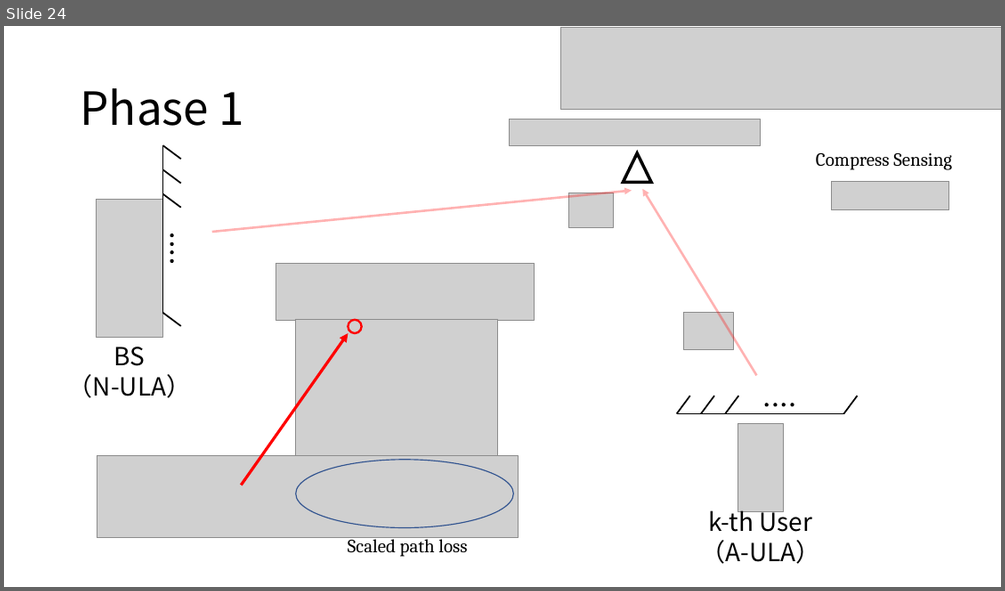
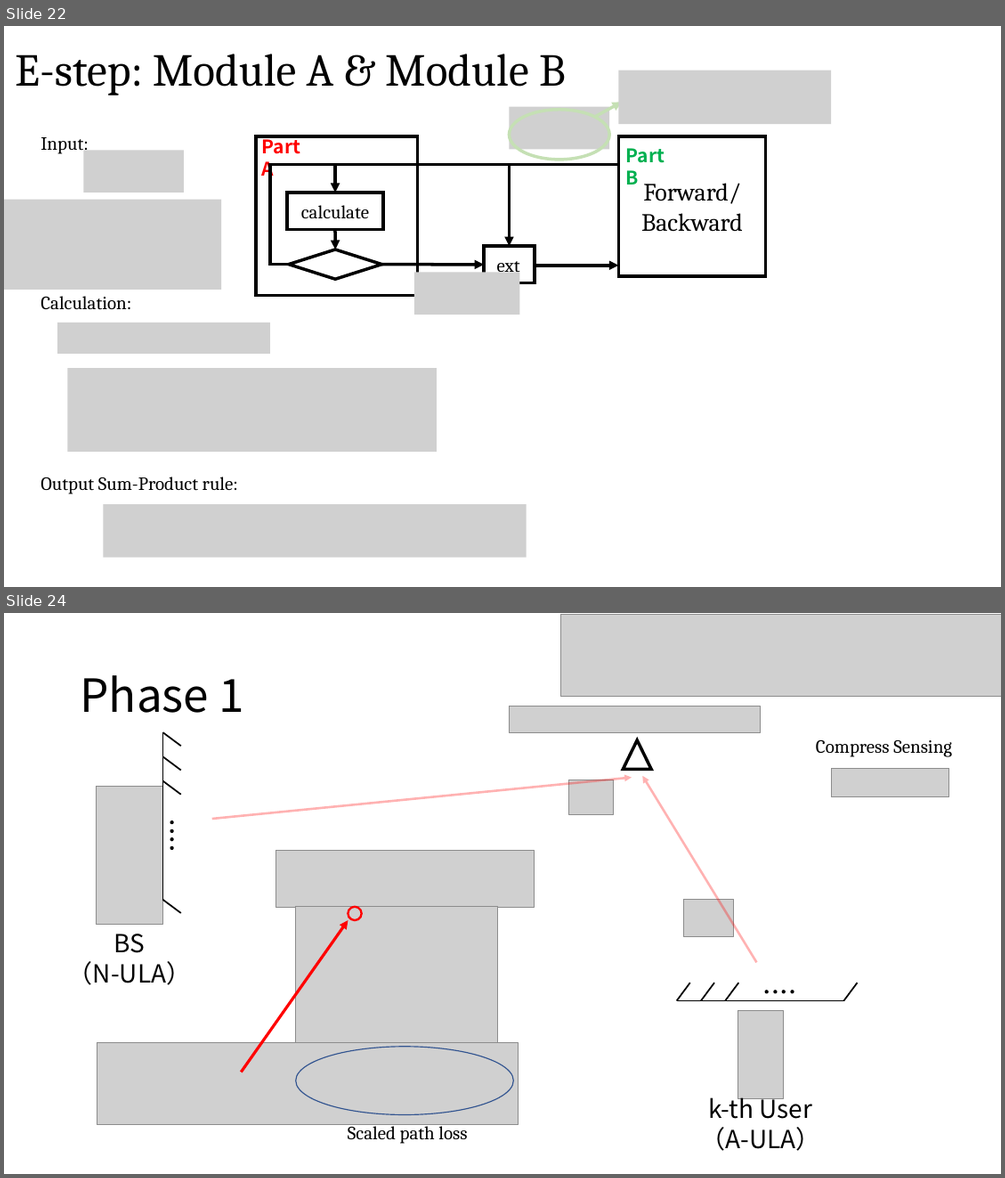
Before and after one commit to Brook1711/RIS-Angular-Domain, a slide deck: doc/RIS-angular-domain组会汇报.pptx. Shown one above the other, each under a label of ours: slide 24 before the commit, slides 22 and 24 after it; the slides between them are not shown. The pictures are 1005x591 and 1005x1178 pixels, drawn with LibreOffice and Linux fonts; fonts in the diff are those of the drawing; grey boxes stand for pictures. Boxes give left, top, right and bottom in pixels: in the first picture for what was removed or moved away, otherwise in the second. Text is boxed around its words. In the diff, an @@ line names an element or a change of style, - is before the commit and + after.

```diff
--- a/doc/RIS-angular-domain组会汇报.pptx
+++ b/doc/RIS-angular-domain组会汇报.pptx
@@ slide 22 added at <box>4,26,1001,587</box>, background #FFFFFF @@
@@ text added at <box>15,54,566,95</box>, 44 pt, text #000000 @@
+E-step: Module A & Module B
@@ picture added at <box>619,70,831,124</box> @@
@@ arrow added from (595, 117) to (622, 103), #C5E0B4 3 pt @@
@@ picture added at <box>510,107,610,150</box> @@
@@ ellipse added at <box>510,110,610,160</box>, outline #C5E0B4 3 pt @@
@@ text added at <box>40,137,89,155</box>, 18 pt, text #000000 @@
+Input:
@@ picture added at <box>83,150,184,192</box> @@
@@ rectangle added at <box>256,136,418,296</box>, fill #FFFFFF, outline #000000 3 pt @@
@@ text added at <box>262,135,301,180</box>, 18 pt, text #FF0000, bold @@
+Part A
@@ rectangle added at <box>619,136,766,276</box>, fill #FFFFFF, outline #000000 3 pt, 24 pt, text #000000 @@
+Forward/
+Backward
@@ text added at <box>626,148,665,184</box>, 18 pt, text #00B050, bold @@
+Part B
@@ elbow line added from (289, 265) to (334, 164), #000000 3 pt @@
@@ elbow arrow added from (619, 164) to (335, 192), #000000 3 pt @@
@@ arrow added from (510, 164) to (510, 246), #000000 3 pt @@
@@ picture added at <box>4,200,222,289</box> @@
@@ rectangle added at <box>287,192,383,230</box>, fill #FFFFFF, outline #000000 3 pt, 18 pt, text #000000 @@
+calculate
@@ arrow added from (335, 230) to (335, 249), #000000 3 pt @@
@@ diamond added at <box>289,249,381,280</box>, fill #FFFFFF, outline #000000 3 pt @@
@@ arrow added from (381, 265) to (484, 265), #000000 3 pt @@
@@ rectangle added at <box>484,246,535,282</box>, fill #FFFFFF, outline #000000 3 pt @@
@@ text added at <box>497,261,520,276</box>, 18 pt, text #000000 @@
+ext
@@ arrow added from (534, 265) to (619, 265), #000000 3 pt @@
@@ picture added at <box>414,272,520,314</box> @@
@@ text added at <box>40,296,131,310</box>, 18 pt, text #000000 @@
+Calculation:
@@ picture added at <box>57,322,270,354</box> @@
@@ picture added at <box>67,368,437,451</box> @@
@@ text added at <box>40,476,238,494</box>, 18 pt, text #000000 @@
+Output Sum-Product rule:
@@ picture added at <box>104,504,526,557</box> @@
```
Also in this commit, not shown: 2 slides changed, 1 slide removed, 3 other files.
